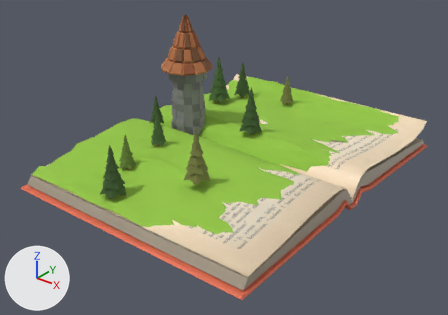
Renders of the glTF model godot-project/Environment/Environment.glb from each side of a commit.
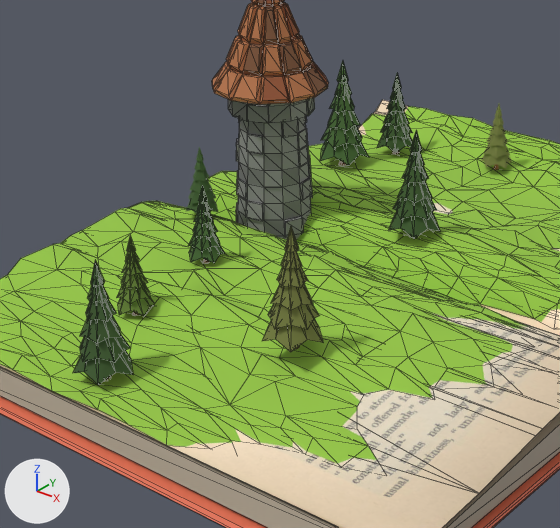
Each version appears first whole from a 50 mm lens placed at (33.6, -44.2, 27.8), pointed at (0.4, -2.7, 2.1), and next in a close-up on the part from 15% to 70% of the width and 9% to 83% of the height. The axes (+X, +Y, +Z) are drawn at lower left. The lights are the same throughout. The close-ups show mesh edges as thin lines. Vertices at the same position are counted once.

The first close-up shows 'Base', 'Book Cover', 'Book Middle Pages', 'Book Open Pages.001', 'Pinetree Leaves.002', 'Pinetree Leaves.003', 'Pinetree Leaves.004', 'Pinetree Leaves.007', 'Pinetree Leaves.009', 'Pinetree Leaves.010', 'Roof', 'Terrain', 'Tower'.
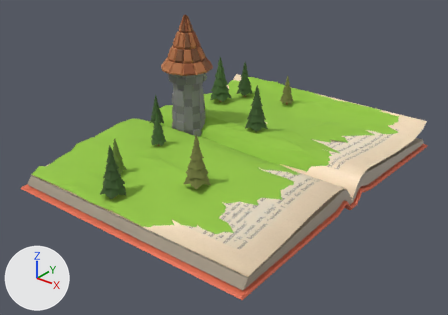
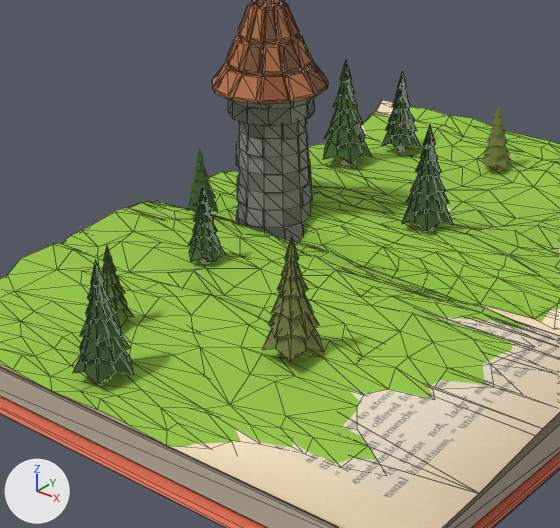
The newer file is also turned or shifted as a whole; pictures and numbers use the older file's frame.

The change, as a diff of the scene's bpy script:
```diff
--- a/godot-project/Environment/Environment.glb.py
+++ b/godot-project/Environment/Environment.glb.py
@@ me_cylinder_002 @@
 me_cylinder_002.from_pydata(...)  # 142 vertices, 276 faces; spans x -6.12..-4.5, y -10.69..-9.12, z 1.91..5.45
 # used by ob_pinetree_leaves_002; location = (0.0, 0.0, 0.0)
+# me_cylinder_002 part 1: the whole mesh is moved by (0.0, -1.24, 0.0)
 me_cylinder_002.materials.append(mat_wood)
@@ me_cylinder_007 @@
 me_cylinder_007.from_pydata(...)  # 142 vertices, 276 faces; spans x -1.36..0.94, y 1.25..3.48, z 2.61..7.61
 # used by ob_pinetree_leaves_003; location = (0.0, 0.0, 0.0)
+# me_cylinder_007 part 2: the whole mesh is moved by (0.0, 0.98, 0.0)
 me_cylinder_007.materials.append(mat_wood)
@@ me_cylinder_009 @@
 me_cylinder_009.from_pydata(...)  # 142 vertices, 276 faces; spans x -9.59..-7.57, y 11.1..13.06, z 1.82..6.21
 # used by ob_pinetree_leaves_004; location = (0.0, 0.0, 0.0)
+# me_cylinder_009 part 3: the whole mesh is moved by (0.0, 0.43, 0.0)
 me_cylinder_009.materials.append(mat_wood)
@@ me_cylinder_008 @@
 me_cylinder_008.from_pydata(...)  # 142 vertices, 276 faces; spans x -10.88..-8.38, y 7.49..10.04, z 1.87..7.46
 # used by ob_pinetree_leaves_007; location = (0.0, 0.0, 0.0)
+# me_cylinder_008 part 4: the whole mesh is moved by (0.0, 0.25, 0.0)
 me_cylinder_008.materials.append(mat_wood)
@@ me_cylinder_003 @@
 me_cylinder_003.from_pydata(...)  # 142 vertices, 276 faces; spans x 1.24..3.54, y -9.95..-7.72, z 2.61..7.61
 # used by ob_pinetree_leaves_010; location = (0.0, 0.0, 0.0)
+# me_cylinder_003 part 5: the whole mesh is moved by (0.0, 0.0, -0.39)
 me_cylinder_003.materials.append(mat_wood)
```

Changed parts and their boxes [x1, y1, x2, y2] in the close-ups (560 x 528 px):
'Pinetree Leaves.010', mesh moved
    before: [262, 227, 323, 352]
    after: [263, 236, 323, 362]
'Pinetree Leaves.003', mesh moved
    before: [388, 130, 440, 239]
    after: [402, 125, 453, 232]
'Pinetree Leaves.007', mesh moved
    before: [320, 61, 369, 166]
    after: [323, 60, 372, 164]
'Pinetree Leaves.002', mesh moved
    before: [117, 236, 155, 316]
    after: [102, 245, 134, 327]
'Pinetree Leaves.004', mesh moved
    before: [377, 74, 413, 154]
    after: [382, 72, 420, 152]
